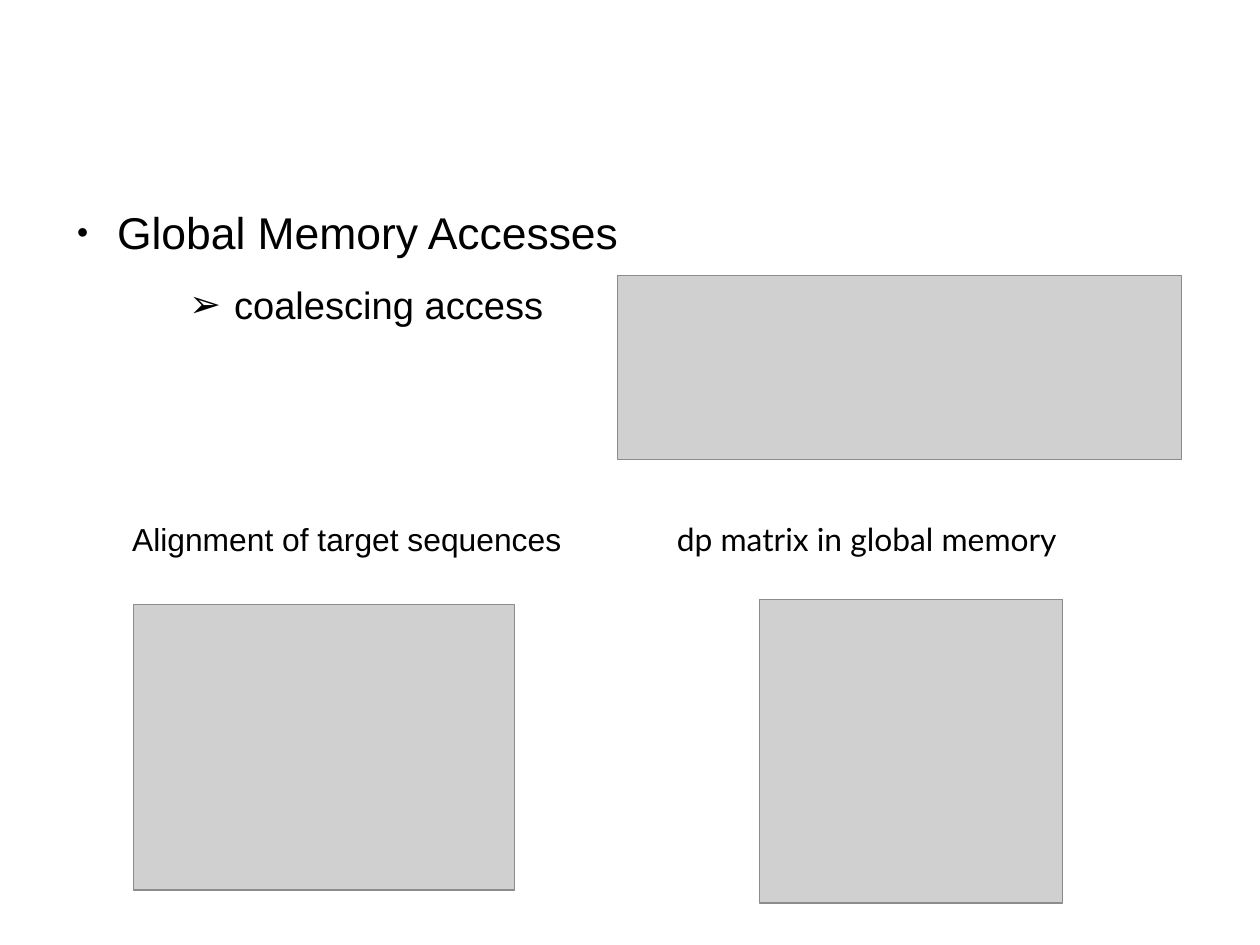
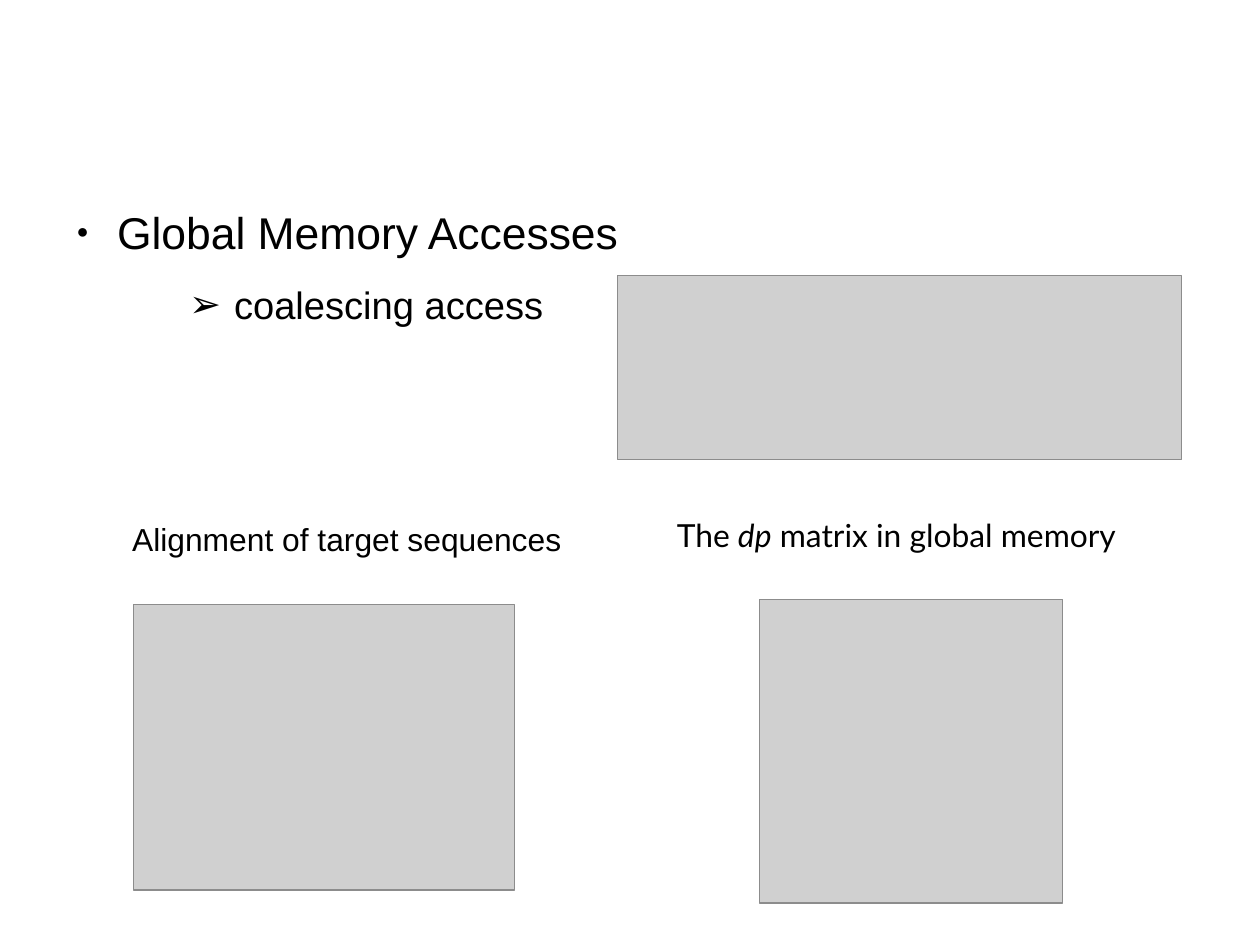
Before and after one commit to forestcheng/cudahmmsearch, a slide deck: slide 13 of thesis/thesisDefense.odp (slide 12 before the commit). Drawn at 1260x945 pixels with LibreOffice and Linux fonts; fonts in the diff are those of the drawing; grey boxes stand for pictures; background and template pictures are left out. Boxes give left, top, right and bottom in pixels: in the first picture for what was removed or moved away, otherwise in the second. Text is boxed around its words. In the diff, an @@ line names an element or a change of style, - is before the commit and + after.

```diff
--- a/thesis/thesisDefense.odp
+++ b/thesis/thesisDefense.odp
@@ text at [677,523,1116,553]: text changed @@
-dp matrix in global memory
+The dp matrix in global memory
```
Also in this commit, not shown: 6 other slides changed, 2 slides added, 1 slide removed.
